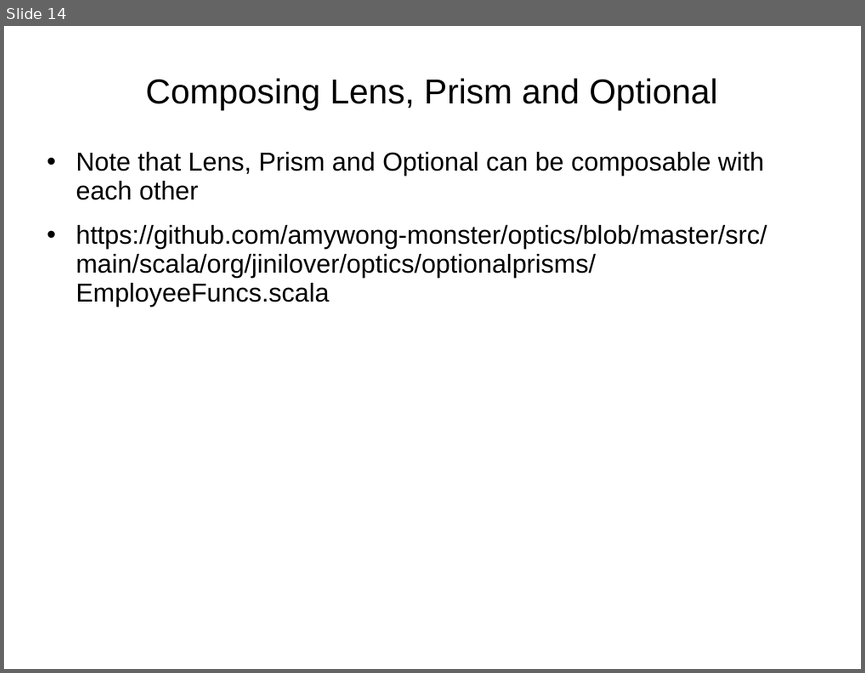
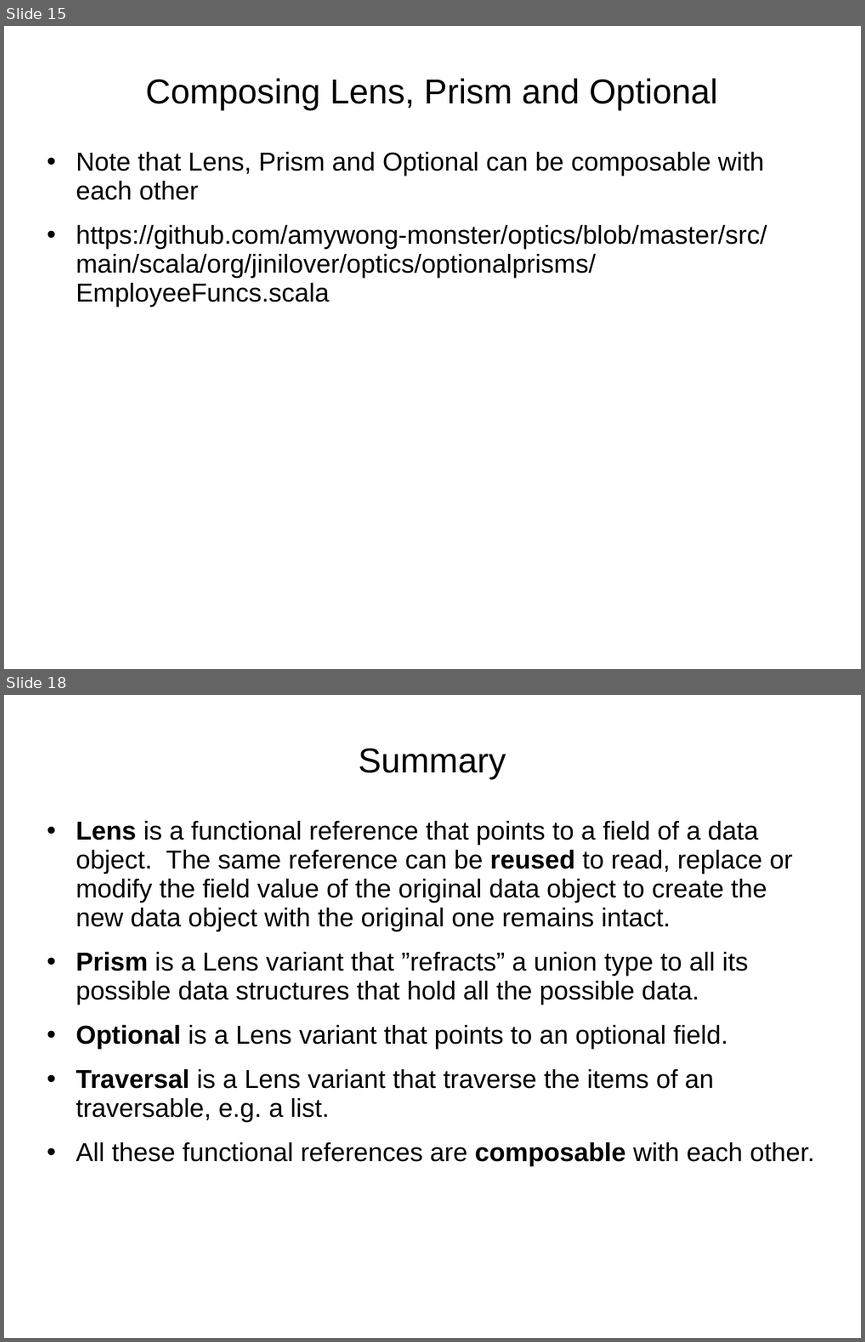
Before and after one commit to amywong-monster/Presentations, a slide deck: 2021-08-05-Update-immutable-data.ppt. Shown one above the other, each under a label of ours: slide 14 before the commit, slides 15 and 18 after it; the slides between them are not shown. The pictures are 865x673 and 865x1342 pixels, drawn with LibreOffice and Linux fonts; fonts in the diff are those of the drawing. Boxes give left, top, right and bottom in pixels: in the first picture for what was removed or moved away, otherwise in the second. Text is boxed around its words. In the diff, an @@ line names an element or a change of style, - is before the commit and + after.

```diff
--- a/2021-08-05-Update-immutable-data.ppt
+++ b/2021-08-05-Update-immutable-data.ppt
@@ slide 18 added at (4,695,861,1338), background #FFFFFF @@
@@ title added at (358,748,506,779), 32 pt, text #000000 @@
+Summary
@@ text added at (76,821,814,1166), 24 pt, text #000000 @@
+• Lens is a functional reference that points to a field of a data object. The same reference can be reused to read, replace or modify the field value of the original data object to create the new data object with the original one remains intact.
+• Prism is a Lens variant that ”refracts” a union type to all its possible data structures that hold all the possible data.
+• Optional is a Lens variant that points to an optional field.
+• Traversal is a Lens variant that traverse the items of an traversable, e.g. a list.
+• All these functional references are composable with each other.
@@ what was slide 14 is now slide 15 @@
```
Also in this commit, not shown: 3 slides changed, 4 other slides added.
